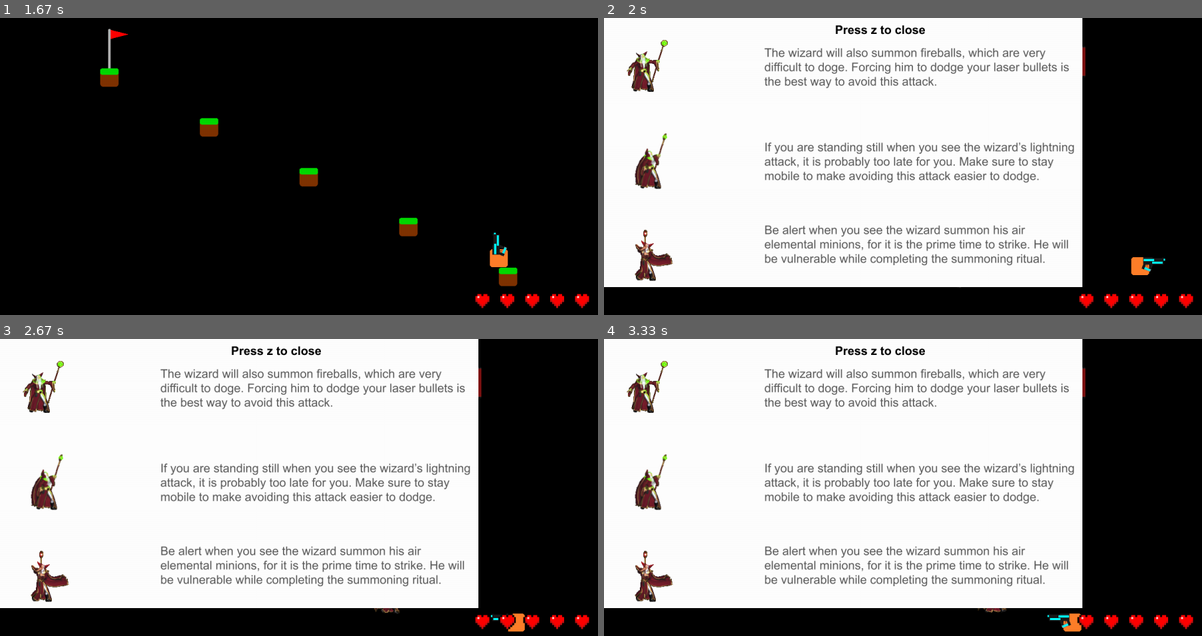
Above: before the commit, frames 1-4 (two rows, left to right).
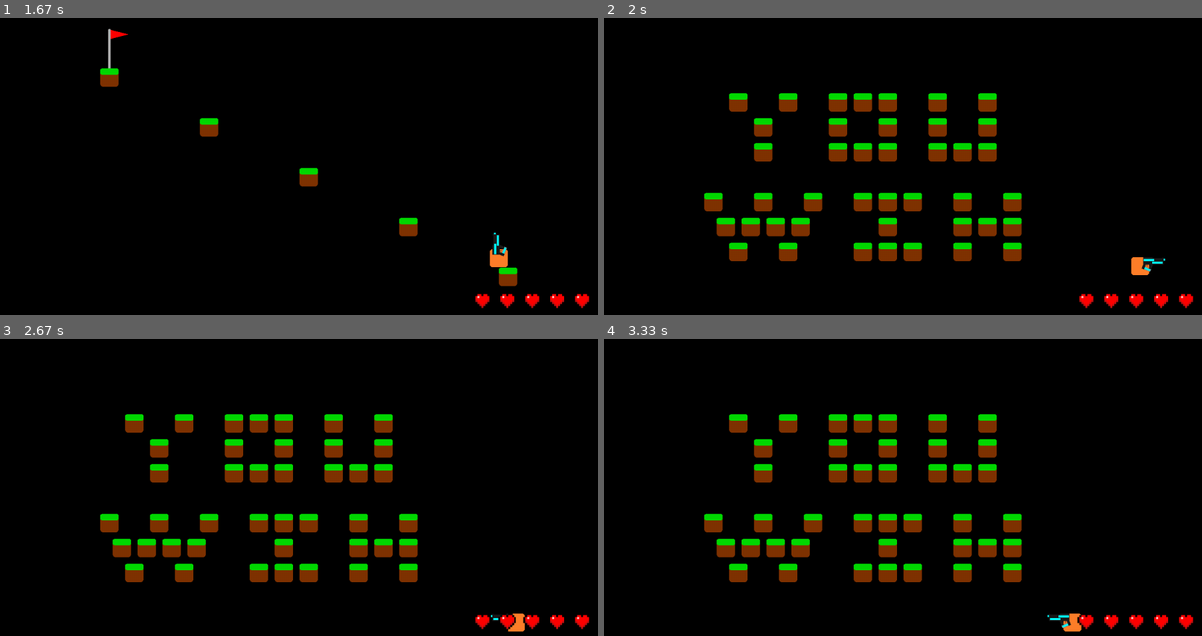
Above: after the commit, the same moments.

Repository: jmancodes27/platformer-pygame
Game: pygame game, started from platformer pygame/platformer_pygame.py
Two runs of this game, one before a commit and one after it. Both use one fixed random seed, a clock stepped at 60 frames per second and the inputs below.
Inputs:
- Up to frame 1 (1.67 s): tap Space at 0.33 s; hold Right 0.67-1.13 s; hold Up 1.17-1.63 s
- Up to frame 2 (2 s): hold Right from 1.67 s (still down); hold D from 1.67 s (still down); tap Y at 1.82 s
- Up to frame 3 (2.67 s): release Right at 2.13 s; release D at 2.13 s; hold Left from 2.17 s (still down); hold A from 2.17 s (still down)
- Up to frame 4 (3.33 s): release Left at 2.7 s; release A at 2.7 s; hold Down 2.73-3.03 s; hold Left from 3.07 s (still down); hold A from 3.07 s (still down); tap Y at 3.22 s

Frame 1 is identical in both runs. In frame 2, 72% of the frame differs, in the area x 0-81%, y 0-91%; in frame 3, 72%, in the area x 0-81%, y 0-93%; in frame 4, 72%.

Commit message:
Added credits, cleaned up code, added win screen with blocks

Diff:
--- a/platformer pygame/platformer_pygame.py
+++ b/platformer pygame/platformer_pygame.py
@@ -130,7 +130,7 @@
         self.frame_counter = 0
 current_lightning = []
 
-# Load the player sprite (yellow box) and scale it down
+# Player initializing
 player = pygame.image.load("plyr.png")
 plyr_width, plyr_height = int(player.get_width() * 0.10), int(player.get_height() * 0.10)
 player = pygame.transform.scale(player, (plyr_width, plyr_height))
@@ -151,24 +151,7 @@
 gun_left_up = pygame.image.load("LeftUp.png")
 gun_left_up = pygame.transform.scale(gun_left_up, (int(gun_left_up.get_width() * 0.15), int(gun_left_up.get_height() * 0.15)))
 
-#air_elemental_idle_right1 = pygame.image.load("AirElementalIdle/air_idle_right0.png")
-#air_elemental_idle_right2 = pygame.image.load("AirElementalIdle/air_idle_right1.png")
-#air_elemental_idle_right3 = pygame.image.load("AirElementalIdle/air_idle_right2.png")
-#air_elemental_idle_right4 = pygame.image.load("AirElementalIdle/air_idle_right3.png")
-#air_elemental_idle_right5 = pygame.image.load("AirElementalIdle/air_idle_right4.png")
-#air_elemental_idle_right6 = pygame.image.load("AirElementalIdle/air_idle_right5.png")
-#air_elemental_idle_right_frames = [air_elemental_idle_right1, air_elemental_idle_right2, air_elemental_idle_right3,
-#air_elemental_idle_right4, air_elemental_idle_right5, air_elemental_idle_right6]
-
-#air_elemental_idle_left1 = pygame.image.load("AirElementalIdle/air_idle_left/air_idle_left0.png")
-#air_elemental_idle_left2 = pygame.image.load("AirElementalIdle/air_idle_left/air_idle_left1.png")
-#air_elemental_idle_left3 = pygame.image.load("AirElementalIdle/air_idle_left/air_idle_left2.png")
-#air_elemental_idle_left4 = pygame.image.load("AirElementalIdle/air_idle_left/air_idle_left3.png")
-#air_elemental_idle_left5 = pygame.image.load("AirElementalIdle/air_idle_left/air_idle_left4.png")
-#air_elemental_idle_left6 = pygame.image.load("AirElementalIdle/air_idle_left/air_idle_left5.png")
-#air_elemental_idle_left_frames = [air_elemental_idle_left1, air_elemental_idle_left2, air_elemental_idle_left3,
-#air_elemental_idle_left4, air_elemental_idle_left5, air_elemental_idle_left6]
-
+# All boss animations
 boss_walk_right0 = pygame.image.load("Wizard/WizardRunRight/wizard_run_right0.png")
 boss_walk_right1 = pygame.image.load("Wizard/WizardRunRight/wizard_run_right1.png")
 boss_walk_right2 = pygame.image.load("Wizard/WizardRunRight/wizard_run_right2.png")
@@ -267,7 +250,6 @@
 bossbarbg = pygame.image.load("Wizard/wizard_bossbar_bg.png")
 bossbar_list = [bossbarbg, bossbar0, bossbar1, bossbar2, bossbar3, bossbar4, bossbar5, bossbar6, bossbar7, bossbar8, bossbar9, bossbar10,
 bossbar11, bossbar12, bossbar13, bossbar14, bossbar15]
-print(f"bossbar width is {bossbar.get_width()}, bossbar height is {bossbar.get_height()}, bg width is {bossbarbg.get_width()}, bg height it {bossbarbg.get_height()}")
 
 tutorial = pygame.image.load("Wizard/wizard_tutorial.png")
 heart = pygame.image.load("Wizard/heart.png")
@@ -347,14 +329,19 @@
 box_x_list7 = [100]
 box_y_list7 = [500]
 
-all_box_x_lists = [box_x_list1, box_x_list2, box_x_list3, box_x_list4, box_x_list5, box_x_list6, box_x_list7]
-all_box_y_lists = [box_y_list1, box_y_list2, box_y_list3, box_y_list4, box_y_list5, box_y_list6, box_y_list7]
+box_x_list8 = [250, 300, 300, 350, 450, 500, 550, 550, 550, 500, 450, 450, 650, 650, 650, 700, 750, 750, 750, 200, 225,
+              250, 275, 300, 325, 350, 375, 400, 500, 550, 600, 550, 500, 550, 600, 700, 700, 700, 750, 800, 800, 800]
+box_y_list8 = [150, 200, 250, 150, 150, 150, 150, 200, 250, 250, 250, 200, 150, 200, 250, 250, 250, 200, 150, 350, 400,
+              450, 400, 350, 400, 450, 400, 350, 350, 350, 350, 400, 450, 450, 450, 450, 400, 350, 400, 450, 400, 350]
+
+all_box_x_lists = [box_x_list1, box_x_list2, box_x_list3, box_x_list4, box_x_list5, box_x_list6, box_x_list7, box_x_list8]
+all_box_y_lists = [box_y_list1, box_y_list2, box_y_list3, box_y_list4, box_y_list5, box_y_list6, box_y_list7, box_y_list8]
 obstacle_list = []
 for i in range(len(all_box_x_lists[game_level])):
     obstacle_list.append(Obstacle(all_box_x_lists[game_level][i], all_box_y_lists[game_level][i], tile_width, tile_height))
 
-flag_x_list = [200, 1000, 650, 850, 1000, 800, 100]
-flag_y_list = [100,  400, 250, 400,  250, 200, 9999]
+flag_x_list = [200, 1000, 650, 850, 1000, 800, 100, 100]
+flag_y_list = [100,  400, 250, 400,  250, 200, 9999, 9999]
 
 #format: x, y, target
 air_elemental_list1 = []
@@ -364,8 +351,9 @@
 air_elemental_list5 = [400, 300, 550, 700, 200, 850]
 air_elemental_list6 = [400, 200, 600, 600, 200, 400]
 air_elemental_list7 = []
+air_elemental_list8 = []
 all_elemental_lists = [air_elemental_list1, air_elemental_list2, air_elemental_list3,
-air_elemental_list4, air_elemental_list5, air_elemental_list6, air_elemental_list7]
+air_elemental_list4, air_elemental_list5, air_elemental_list6, air_elemental_list7, air_elemental_list8]
 current_elementals_list = []
 laser_projectiles = []
 current_fireballs = []
@@ -387,7 +375,7 @@
 boss_anim_frame3 = 0
 boss_anim_frame4 = 0
 fireball_anim_frame = 0
-debug_level = 6
+debug_level = 7
 lightning_frame = 0
 boss_target_x = 0
 boss_target_y = 0
@@ -396,6 +384,7 @@
 tutorial_closed = False
 player_health = 5
 player_dmg_cd = 0
+boss_fight_done = False
 # Game loop
 running = True
 while running:
@@ -423,7 +412,6 @@
 # player direction; see diagram above
   if keys[pygame.K_LEFT]:
       if keys[pygame.K_UP]:
-          print("pressed")
           player_gun_dir = 7
       elif keys[pygame.K_DOWN]:
           player_gun_dir = 5
@@ -531,7 +519,6 @@
             for i in range(len(all_box_x_lists[game_level])):
                 obstacle_list.append(Obstacle(all_box_x_lists[game_level][i], all_box_y_lists[game_level][i], tile_width, tile_height))
             for i in range(int(len(all_elemental_lists[game_level]) / 3)):
-                # issue, not totally sure how. The list is only moveing forward by one
                 current_elementals_list.append(AirElemental(all_elemental_lists[game_level][i * 3], all_elemental_lists[game_level][i * 3 + 1], all_elemental_lists[game_level][i * 3 + 2]))
                 print(f"made a new elemental with {all_elemental_lists[game_level][i*3]} x, {all_elemental_lists[game_level][(i*3) + 1]} y, {all_elemental_lists[game_level][(i*3) + 2]} target x.")
             y_velocity -= 10
@@ -717,7 +704,6 @@
               if player_dmg_cd == 0:
                   player_dmg_cd = 100
                   player_health -= 1
-  print(player_health)
   if player_health == 0:
       print("You died L")
   # Clear the screen
@@ -750,8 +736,19 @@
   for i in range(len(laser_projectiles)):
       screen.blit(laser_projectiles[i].projectile, (laser_projectiles[i].projectile_rect.x, laser_projectiles[i].projectile_rect.y))
   screen.blit(flag, (flag_rect.x + 16, flag_rect.y - 79))
-  if boss_hp <= 0:
+  if boss_hp <= 0 and not boss_fight_done:
       print("you win! YAYY")
+      game_level = 7
+      obstacle_list.clear()
+      for i in range(len(all_box_x_lists[game_level])):
+          obstacle_list.append(Obstacle(all_box_x_lists[game_level][i], all_box_y_lists[game_level][i], tile_width, tile_height))
+      for i in range(int(len(all_elemental_lists[game_level]) / 3)):
+          current_elementals_list.append(AirElemental(all_elemental_lists[game_level][i * 3], all_elemental_lists[game_level][i * 3 + 1], all_elemental_lists[game_level][i * 3 + 2]))
+          print(f"made a new elemental with {all_elemental_lists[game_level][i*3]} x, {all_elemental_lists[game_level][(i*3) + 1]} y, {all_elemental_lists[game_level][(i*3) + 2]} target x.")
+      y_velocity -= 10
+      flag_rect.x = flag_x_list[game_level]
+      flag_rect.y = flag_y_list[game_level]
+      boss_fight_done = True
   if game_level == 6:
       if boss_anim_state == 0:
           if boss_direction == 1:
@@ -872,3 +869,12 @@
 # Quit Pygame
 pygame.quit()
 sys.exit()
+
+
+# credits:
+# Heroes of might and magic 3 for the wizard and air elemental animations
+# Minecraft for heart png
+# Metal Slug 3 for fireball
+# ChatGPT for basic pygame initializing and setting up loops
+# Sawyer for help with code
+# Chris, Chris, Aditya and everyone else for playtesting
Binary file removed: platformer pygame/yellow_box.png
